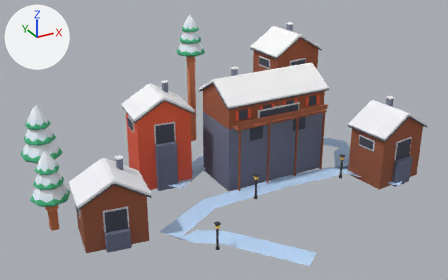
The glTF model public/assets/toycar/set-powder-resort.glb as it was, and as the next commit left it.
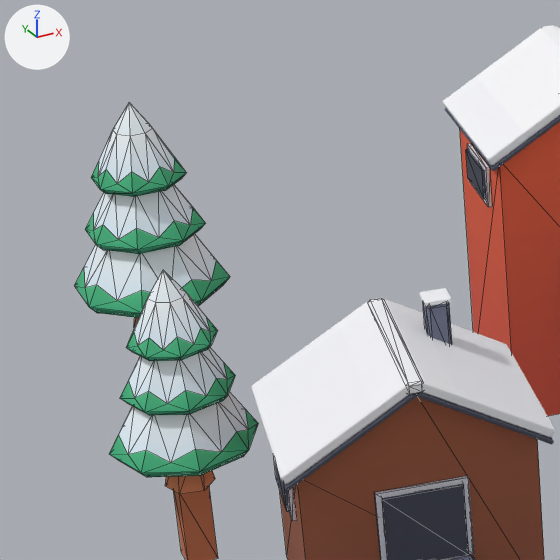
The first picture shows the older version from a camera (50 mm lens) standing at (6.2, 5.9, 18.3) and looking at (22.8, 36.1, 3.2). The close-ups show the older and then the newer version on the part from 0% to 34% of the width and 27% to 82% of the height of that picture. Only the edits that show in the close-ups are written down. Arrows for +X, +Y and +Z are at upper left; the lights stay in place. The close-ups show mesh edges as thin lines. Where no turn or scale is listed for an object, it has been applied to the vertices. Vertices at exactly the same position are counted once.

Objects in the first close-up: 'Cube.037', 'Cube.052', 'Cube.053', 'Cube.055', 'Cube.056', 'Cube.060', 'bld.014', 'bld.028', 'bld.029', 'bld.030', 'fir', 'fir.001' and 10 more.
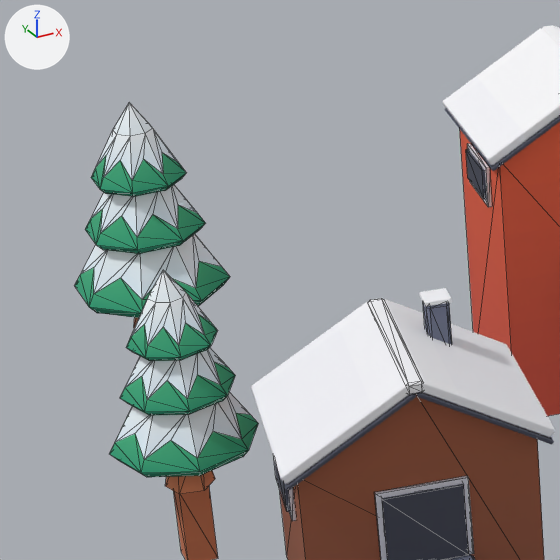
Location of each change, (x1, y1, x2, y2) in pixels of the close-ups (560 x 560 px; the box of a moved part takes in the faces that stretch with it):
part 1 of me_fir_001, moved or reshaped
    both: (120, 292, 235, 412)
part 2 of me_fir_001, moved or reshaped
    both: (110, 392, 258, 473)
part 3 of me_fir_001, surface changed
    both: (110, 320, 252, 476)
part 4 of me_fir_002, moved or reshaped
    both: (85, 128, 205, 250)
part 5 of me_fir_002, moved or reshaped
    both: (75, 234, 230, 314)
part 6 of me_fir_002, surface changed
    both: (75, 160, 227, 318)

The change, as a list of edits to the scene's bpy script:
```text
Change me_fir_001:
    where me_fir_001.from_pydata(...)  # 141 vertices, 260 faces; spans x -1.13..1.13, y -1.13..1.13, z 0.0..3.61
    used by ob_fir; location = (12.5, 37.5, 0.64)
    me_fir_001 part 1: 32 of 141 vertices moved; they spanned x -0.7..0.7, y -0.7..0.7, z 1.76..2.74 and now span x -0.77..0.77, y -0.77..0.77, z 1.82..2.88; mean shift (0.0, 0.0, 0.1); largest move (0.04, 0.7, 1.93) -> (0.25, 0.52, 2.07)
    me_fir_001 part 2: 16 of 141 vertices moved; they spanned x -0.95..0.95, y -0.95..0.95, z 0.89..1.06 and now span x -1.02..1.02, y -1.02..1.02, z 0.94..1.19; mean shift (0.0, 0.0, 0.09); largest move (0.42, 0.88, 0.89) -> (0.76, 0.68, 0.94)
    me_fir_001 part 3: 168 kept faces spanning x -1.13..1.13, y -1.13..1.13, z 0.64..2.88 get new texture (UV) coordinates
Change me_fir_002:
    where me_fir_002.from_pydata(...)  # 141 vertices, 260 faces; spans x -1.16..1.16, y -1.16..1.16, z 0.0..3.99
    used by ob_fir_001; location = (13.0, 41.0, 1.68)
    me_fir_002 part 4: 32 of 141 vertices moved; they spanned x -0.82..0.82, y -0.82..0.82, z 1.95..3.03 and now span x -0.79..0.79, y -0.79..0.79, z 2.02..3.18; mean shift (0.0, 0.0, 0.11); largest move (0.28, 0.73, 2.14) -> (0.44, 0.46, 2.29)
    me_fir_002 part 5: 16 of 141 vertices moved; they spanned x -1.08..1.08, y -1.08..1.08, z 0.99..1.17 and now span x -1.06..1.06, y -1.06..1.06, z 1.04..1.31; mean shift (0.0, 0.0, 0.1); largest move (-0.03, 1.08, 0.99) -> (0.41, 1.06, 1.04)
    me_fir_002 part 6: 168 kept faces spanning x -1.16..1.16, y -1.16..1.16, z 0.71..3.18 get new texture (UV) coordinates
```
